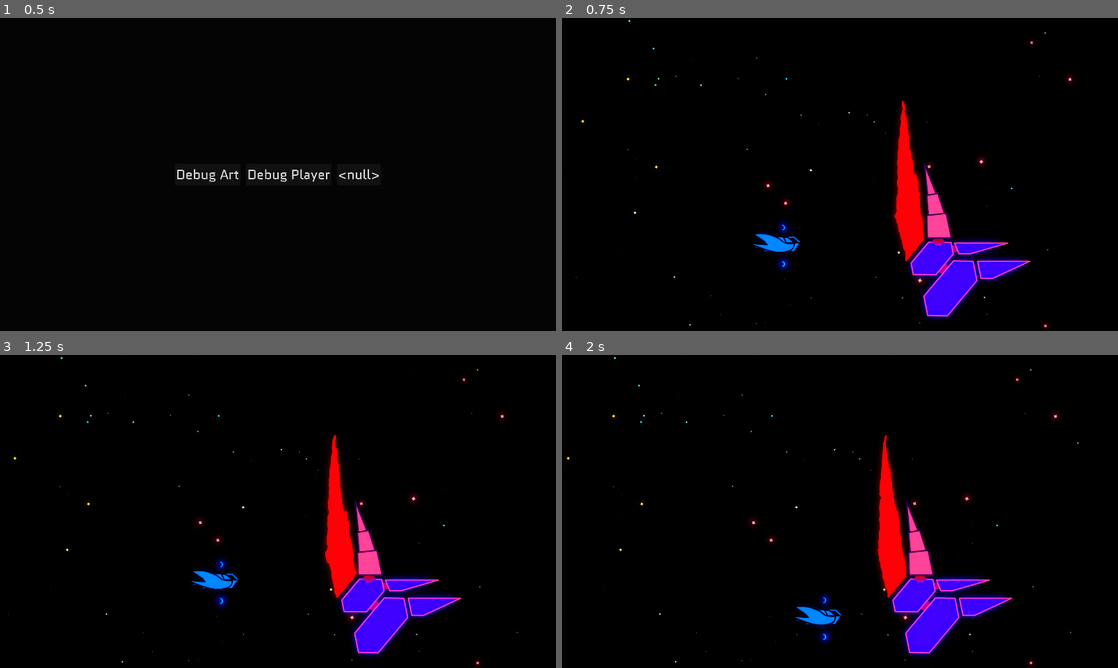
Above: before the commit, frames 1-4 (two rows, left to right).
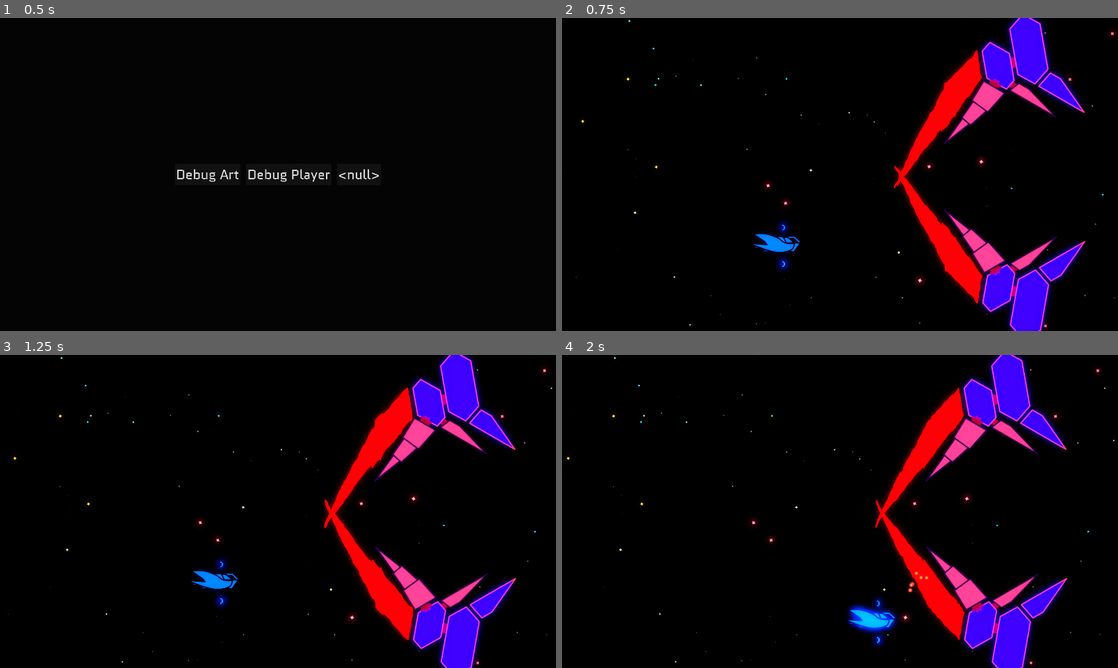
Above: after the commit, the same moments.

Repository: Zemiro-dev/StarfighterGemini
Game: Godot game, scene res://world/world_viewport_container.tscn
Two runs of this game, one before a commit and one after it. Both use one fixed random seed, a clock stepped at 60 frames per second and the inputs below.
Inputs:
- Up to frame 1 (0.5 s): no input
- Up to frame 2 (0.75 s): click "Debug Art" at 0.5 s
- Up to frame 3 (1.25 s): no input
- Up to frame 4 (2 s): hold D (right) from 1.28 s (still down); hold Shift (dash) from 1.28 s (still down)

Frame 1 is identical in both runs. In frame 2, 14% of the frame differs, in the area x 59-100%, y 0-100%; in frame 3, 14%; in frame 4, 15%, in the area x 41-100%, y 0-100%.

Commit message:
adding a pivot for easier parent rotation on talon. added a knockback cooldown to prevent getting fired into the void

Diff:
--- a/game/actors/enemies/asteroid_beast/atoms/fin_a.tscn
+++ b/game/actors/enemies/asteroid_beast/atoms/fin_a.tscn
@@ -2,8 +2,8 @@
 
 [ext_resource type="PackedScene" uid="uid://u1ixb7camcwy" path="res://actors/enemies/enemy_scale.tscn" id="1_mdrh8"]
 [ext_resource type="Shader" uid="uid://cs0xfte7rnnx8" path="res://shaders/gradient_swap_prog.gdshader" id="2_hcg66"]
-[ext_resource type="Texture2D" uid="uid://crlic45tdcsjj" path="res://actors/enemies/resources/asteroid_beast_armored_gradient_high.tres" id="3_l4wbq"]
-[ext_resource type="Texture2D" uid="uid://bdir7wwni1etj" path="res://actors/enemies/resources/asteroid_beast_armored_gradient_low.tres" id="4_ci83c"]
+[ext_resource type="Texture2D" uid="uid://c4orlwxdbnuai" path="res://actors/enemies/resources/asteroid_beast_gradient_high.tres" id="3_l4wbq"]
+[ext_resource type="Texture2D" uid="uid://nd62n0wgrx1d" path="res://actors/enemies/resources/asteroid_beast_gradient_low.tres" id="4_ci83c"]
 [ext_resource type="Texture2D" uid="uid://c18rhwvkti25c" path="res://assets/enemies/asteroid_beast/asteroid_beast_fin_a.png" id="5_hcg66"]
 
 [sub_resource type="ShaderMaterial" id="ShaderMaterial_wuwol"]
@@ -20,9 +20,12 @@
 [node name="FinA" instance=ExtResource("1_mdrh8")]
 material = SubResource("ShaderMaterial_wuwol")
 
-[node name="Sprite2D" parent="." index="1"]
+[node name="CollisionPolygon2D" parent="EnemyScaleBody" index="0"]
+polygon = PackedVector2Array(-155, -21, 28, -20, 13, 16, -27, 16)
+
+[node name="Damagable" parent="EnemyScaleBody" index="1"]
+is_invincible = false
+
+[node name="Sprite2D" parent="." index="2"]
 position = Vector2(-63, -2)
 texture = ExtResource("5_hcg66")
-
-[node name="CollisionPolygon2D" parent="EnemyScaleBody" index="0"]
-polygon = PackedVector2Array(-155, -21, 28, -20, 13, 16, -27, 16)
--- a/game/actors/enemies/asteroid_beast/molecules/talon_arm.gd
+++ b/game/actors/enemies/asteroid_beast/molecules/talon_arm.gd
@@ -1,9 +1,28 @@
+@tool
 extends Node2D
 
+
+@onready var pivot: Node2D = $Pivot
+@export var pivot_scale: Vector2 = Vector2.ONE : set = _set_pivot_scale
 var _position_delta := 0.0
 var speed := 50
 var direction := -1
+
+
+func _ready() -> void:
+	_set_pivot_scale(pivot_scale)
+	print(rotation)
+
+
+func  _set_pivot_scale(new_scale: Vector2):
+	pivot_scale = new_scale
+	if (pivot):
+		pivot.scale = pivot_scale
+
+
 func _physics_process(delta: float) -> void:
+	if Engine.is_editor_hint():
+		return
 	var position_delta = speed * direction * delta
 	_position_delta += abs(position_delta)
 	position += Vector2(position_delta, 0)
--- a/game/actors/enemies/asteroid_beast/molecules/talon_arm.tscn
+++ b/game/actors/enemies/asteroid_beast/molecules/talon_arm.tscn
@@ -21,8 +21,8 @@
 [sub_resource type="ShaderMaterial" id="ShaderMaterial_2ev52"]
 resource_local_to_scene = true
 shader = ExtResource("7_u538y")
-shader_parameter/gradient_texture_low = ExtResource("9_otoxr")
-shader_parameter/gradient_texture_high = ExtResource("8_vsfkg")
+shader_parameter/gradient_texture_low = ExtResource("17_p2g03")
+shader_parameter/gradient_texture_high = ExtResource("16_whl4f")
 shader_parameter/progress = 0.2
 shader_parameter/use_distortion = false
 shader_parameter/strength = 0.0
@@ -86,18 +86,6 @@
 
 [sub_resource type="Animation" id="Animation_yxp02"]
 length = 0.001
-tracks/0/type = "value"
-tracks/0/imported = false
-tracks/0/enabled = true
-tracks/0/path = NodePath(".:rotation")
-tracks/0/interp = 1
-tracks/0/loop_wrap = true
-tracks/0/keys = {
-"times": PackedFloat32Array(0),
-"transitions": PackedFloat32Array(1),
-"update": 0,
-"values": [0.0]
-}
 
 [sub_resource type="Animation" id="Animation_hgngc"]
 resource_name = "test"
@@ -126,42 +114,44 @@
 [node name="TalonArm" type="Node2D"]
 script = ExtResource("1_gjlef")
 
-[node name="TendonA" parent="." instance=ExtResource("1_82crf")]
+[node name="Pivot" type="Node2D" parent="."]
+
+[node name="TendonA" parent="Pivot" instance=ExtResource("1_82crf")]
 position = Vector2(-22, 20)
 rotation = 2.47475
 
-[node name="FinTendon" parent="." instance=ExtResource("3_a4v3c")]
+[node name="FinTendon" parent="Pivot" instance=ExtResource("3_a4v3c")]
 position = Vector2(-62, -33)
 rotation = 3.14159
 
-[node name="FinA" parent="FinTendon" instance=ExtResource("4_2ev52")]
+[node name="FinA" parent="Pivot/FinTendon" instance=ExtResource("4_2ev52")]
 material = SubResource("ShaderMaterial_2ev52")
 position = Vector2(44, 0.00019455)
 rotation = 3.14159
 
-[node name="ScaleA" parent="." instance=ExtResource("14_i7f48")]
+[node name="ScaleA" parent="Pivot" instance=ExtResource("14_i7f48")]
 material = SubResource("ShaderMaterial_df1f1")
 position = Vector2(-63, 103)
 rotation = 0.872665
 
-[node name="ScaleB" parent="." instance=ExtResource("10_3y1rb")]
+[node name="ScaleB" parent="Pivot" instance=ExtResource("10_3y1rb")]
 material = SubResource("ShaderMaterial_8e5d2")
 rotation = 0.872665
 
-[node name="FinB" parent="." instance=ExtResource("11_a4v3c")]
+[node name="FinB" parent="Pivot" instance=ExtResource("11_a4v3c")]
 material = SubResource("ShaderMaterial_u538y")
 position = Vector2(-190, 39)
 
-[node name="WeakspotA2" parent="." instance=ExtResource("10_2hyoe")]
+[node name="WeakspotA2" parent="Pivot" instance=ExtResource("10_2hyoe")]
 material = SubResource("ShaderMaterial_yxp02")
 position = Vector2(-21, -89)
 
-[node name="ScaleSpikeA" parent="." instance=ExtResource("8_2ev52")]
+[node name="ScaleSpikeA" parent="Pivot" instance=ExtResource("8_2ev52")]
 material = SubResource("ShaderMaterial_07if4")
 position = Vector2(-20, -89)
 scale = Vector2(1.21696, 1.21696)
 
-[node name="EnergyTalonA" parent="." instance=ExtResource("9_a4v3c")]
+[node name="EnergyTalonA" parent="Pivot" instance=ExtResource("9_a4v3c")]
 position = Vector2(67, -64)
 
 [node name="AnimationPlayer" type="AnimationPlayer" parent="."]
--- a/game/actors/enemies/enemy_scale.gd
+++ b/game/actors/enemies/enemy_scale.gd
@@ -25,8 +25,8 @@
 			to_unarmored()
 	armored_invincible_check.call(damagable.is_invincible)
 	damagable.on_invincibility_changed.connect(armored_invincible_check)
-	remove_child(enemy_explosion)
 	if !Engine.is_editor_hint():
+		remove_child(enemy_explosion)
 		enemy_scale_damaged_tween.node = self
 		GlobalSignals.world_ready.connect(func(): GlobalSignals.request_top_effect_spawn.emit(enemy_explosion))
 
--- a/game/actors/physics_body_move_resolver.gd
+++ b/game/actors/physics_body_move_resolver.gd
@@ -2,6 +2,9 @@
 class_name PhysicsBodyMoveResolver
 
 const MAX_COLLISIONS = 5
+var recent_knockbacks: Array[PhysicsBody2D] = []
+var knockback_cooldown_max := 0.1
+var knockback_cooldown_remaining := 0.0
 
 class MoveRequest extends Resource:
 	var body: PhysicsBody2D
@@ -35,7 +38,12 @@
 			match (collider_type):
 				GameActor.ActorType.ENEMY:
 					if !has_been_attacked and GameActor.check_and_attack(collider, body, collision.get_position()) >= 0:
-						next_velocity += next_velocity.normalized() * 2000.
+						if !recent_knockbacks.has(body):
+							next_velocity += next_velocity.normalized() * 2000.
+							recent_knockbacks.append(body)
+							if knockback_cooldown_remaining <= 0.0:
+								knockback_cooldown_remaining = knockback_cooldown_max
+						#print('knockback ', collider, ' ', next_velocity.length(),' ', Time.get_ticks_msec())
 						has_been_attacked = true
 		else:
 			break;
@@ -55,3 +63,10 @@
 	if steering and steering.should_overspeed_break(velocity):
 		velocity = steering.overspeed_break(velocity, delta)
 	return velocity
+
+
+func _physics_process(delta: float) -> void:
+	if knockback_cooldown_remaining >= 0.0:
+		knockback_cooldown_remaining -= delta
+	if recent_knockbacks.size() > 0 and knockback_cooldown_remaining <= 0.0:
+		recent_knockbacks = []
--- a/game/actors/player/player.tscn
+++ b/game/actors/player/player.tscn
@@ -19,7 +19,7 @@
 
 [sub_resource type="Resource" id="Resource_rt46e"]
 script = ExtResource("3_12xki")
-max_health = 2.0
+max_health = 20.0
 metadata/_custom_type_script = "uid://dos03u2y4nj1m"
 
 [sub_resource type="Resource" id="Resource_7aotg"]
--- a/game/world/debug/world_debug.tscn
+++ b/game/world/debug/world_debug.tscn
@@ -667,7 +667,6 @@
 [node name="Stage" type="Node2D" parent="."]
 
 [node name="DebugBackground" parent="Stage" instance=ExtResource("2_1aouo")]
-position = Vector2(-134, 3)
 
 [node name="NeonOrbs" type="Node2D" parent="Stage"]
 
@@ -1260,8 +1259,14 @@
 rotation = -3.14159
 
 [node name="TalonArm" parent="Stage/Actors/AsteroidBeast" instance=ExtResource("54_h8r0t")]
-position = Vector2(327, 290)
-scale = Vector2(-1, 1)
+position = Vector2(557, 392)
+rotation = -0.523598
+pivot_scale = Vector2(-1, 1)
+
+[node name="TalonArm2" parent="Stage/Actors/AsteroidBeast" instance=ExtResource("54_h8r0t")]
+position = Vector2(555, -375)
+rotation = 0.523598
+pivot_scale = Vector2(-1, -1)
 
 [node name="Player2" parent="Stage/Actors" instance=ExtResource("61_7to6k")]
 position = Vector2(728, 786)
@@ -1304,7 +1309,7 @@
 offset_right = 1889.0
 offset_bottom = 115.0
 theme_override_font_sizes/font_size = 64
-text = "FPS: 122.0"
+text = "FPS: 132.0"
 script = ExtResource("30_tj5ml")
 
 [node name="WorldEnvironment" parent="." instance=ExtResource("64_otf24")]
